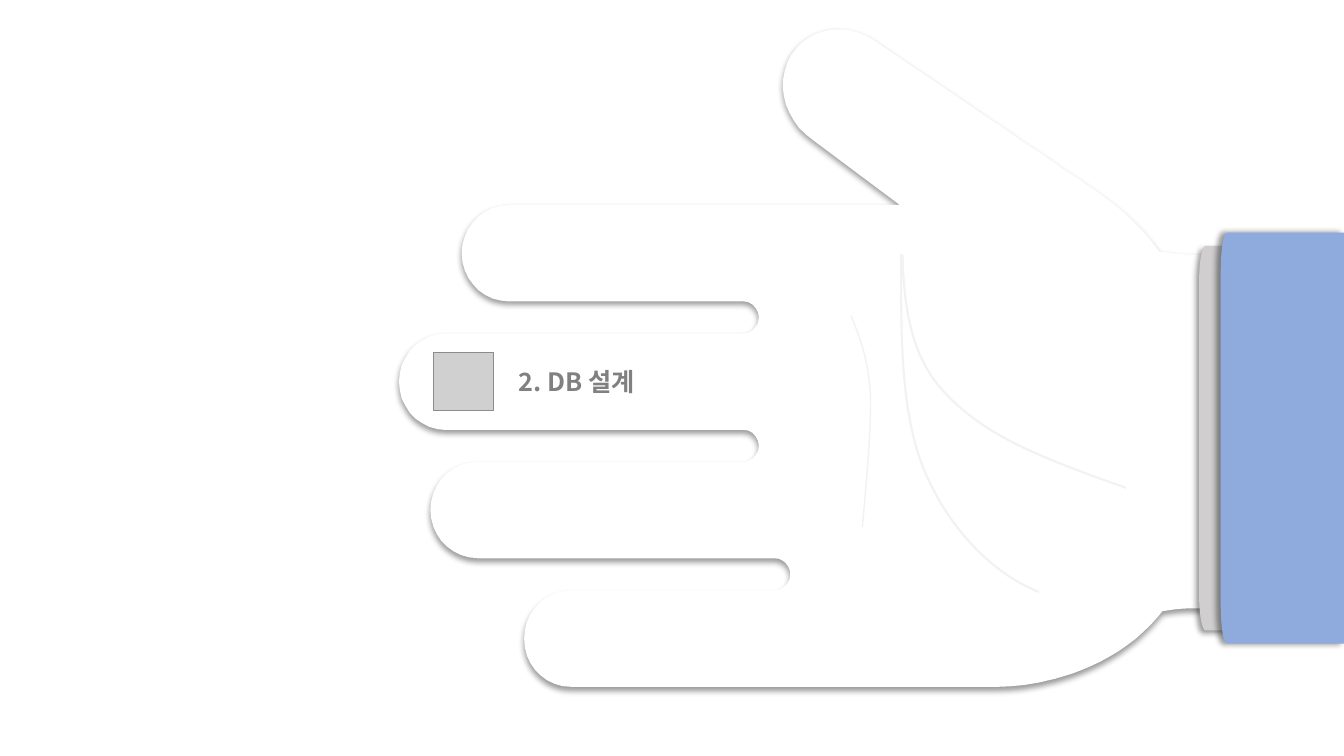
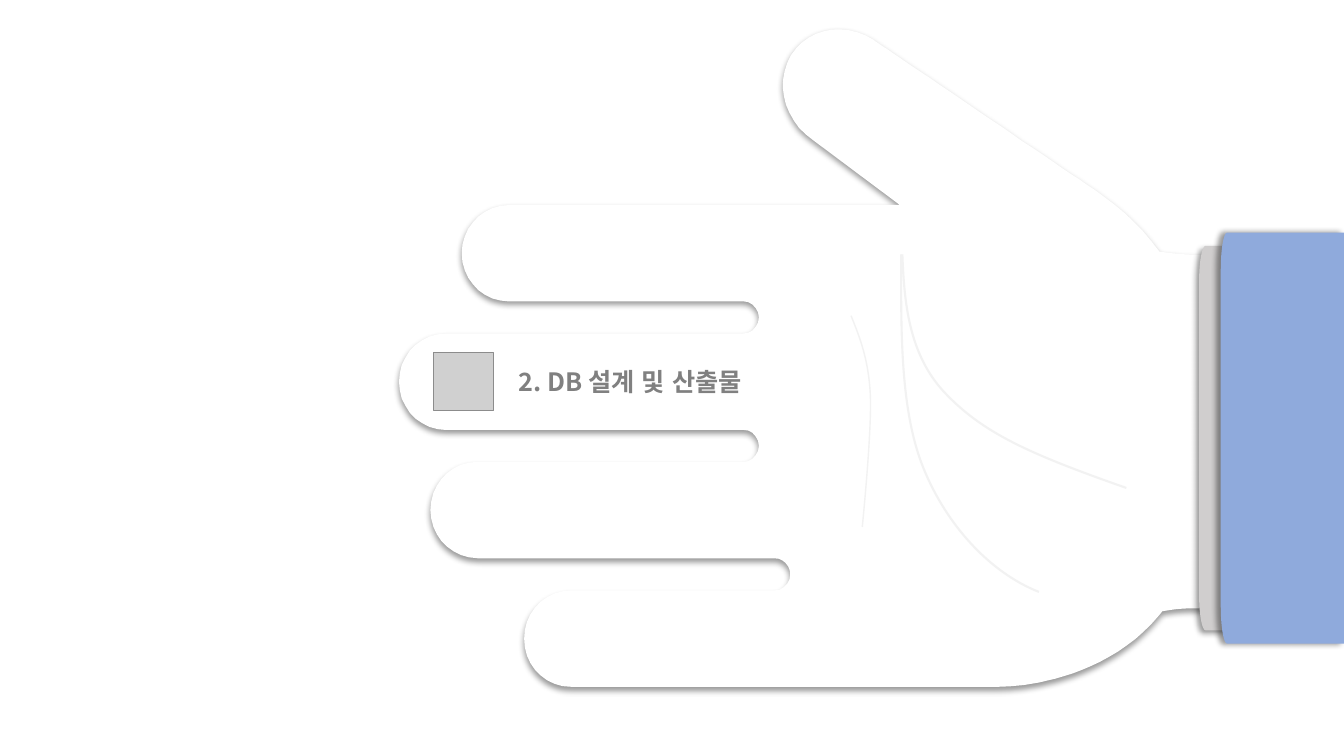
Before and after one commit to juhyeonjong2/EzenCompany, a slide deck: slide 9 of Documents/8. 발표/1. 중간발표/중간발표.pptx (slide 7 before the commit). Drawn at 1344x756 pixels with LibreOffice and Linux fonts; fonts in the diff are those of the drawing; grey boxes stand for pictures. Boxes give left, top, right and bottom in pixels: in the first picture for what was removed or moved away, otherwise in the second. Text is boxed around its words. In the diff, an @@ line names an element or a change of style, - is before the commit and + after.

```diff
--- a/Documents/8. 발표/1. 중간발표/중간발표.pptx
+++ b/Documents/8. 발표/1. 중간발표/중간발표.pptx
@@ text at <box>519,370,742,393</box>: text changed @@
-2. DB 설계
+2. DB 설계 및 산출물
```
Also in this commit, not shown: 8 other slides changed, 5 slides added.
